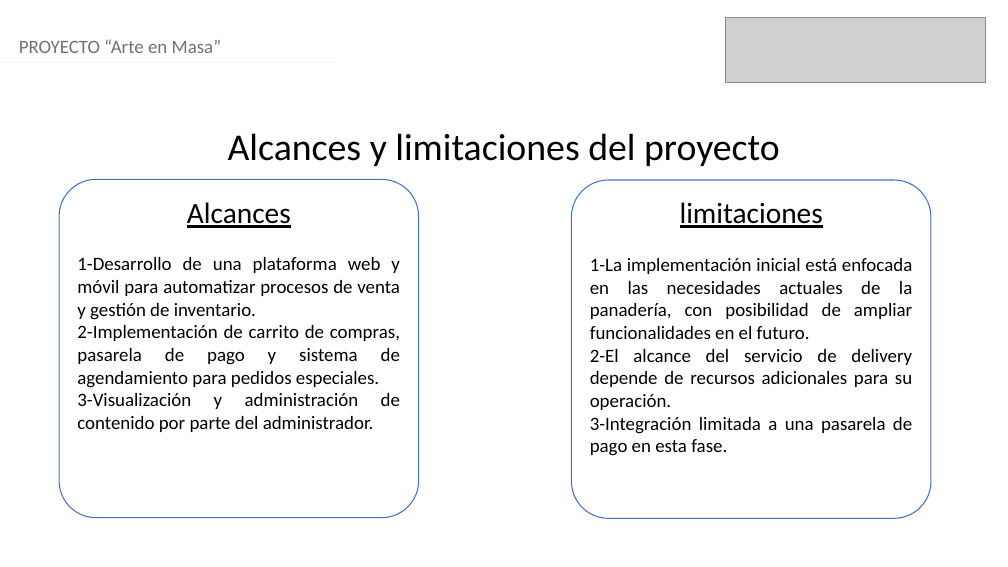
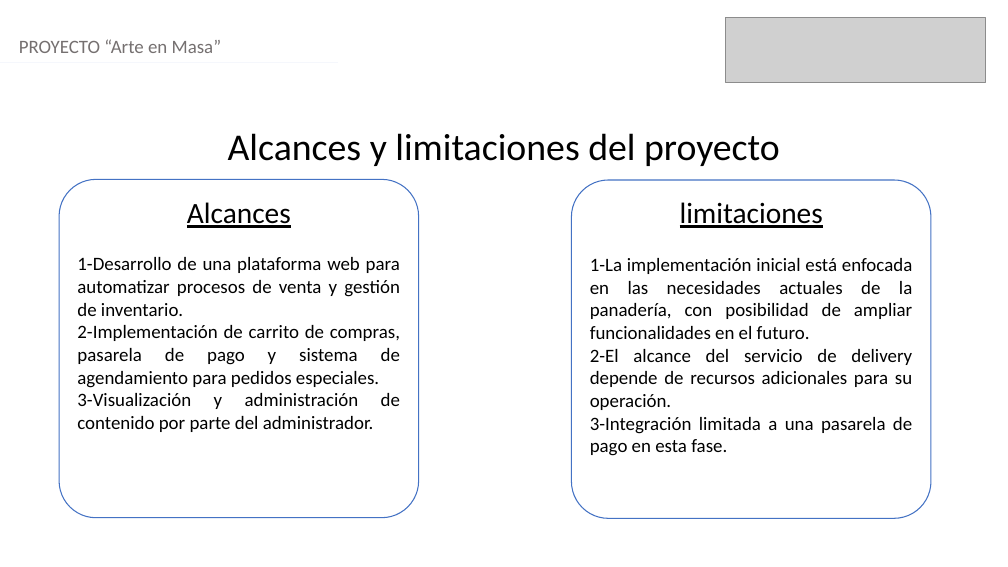
Before and after one commit to Tizz27/2024_2_Po_03D_Capstone_Grupo_4, a slide deck: slide 5 of Fase 2/Evidencias proyecto/Presentacion Final Arte en Masa.pptx. Drawn at 1008x567 pixels with LibreOffice and Linux fonts; fonts in the diff are those of the drawing; grey boxes stand for pictures. Boxes give left, top, right and bottom in pixels: in the first picture for what was removed or moved away, otherwise in the second. Text is boxed around its words. In the diff, an @@ line names an element or a change of style, - is before the commit and + after.

```diff
--- a/Fase 2/Evidencias proyecto/Presentacion Final Arte en Masa.pptx
+++ b/Fase 2/Evidencias proyecto/Presentacion Final Arte en Masa.pptx
@@ text in rounded rectangle at box(77, 257, 400, 316): text changed @@
-1-Desarrollo de una plataforma web y móvil para automatizar procesos de venta y gestión de inventario.
+1-Desarrollo de una plataforma web para automatizar procesos de venta y gestión de inventario.
```
Also in this commit, not shown: 6 other slides changed, 6 other files.
